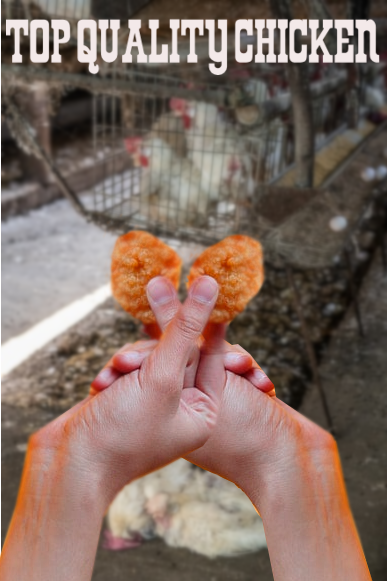
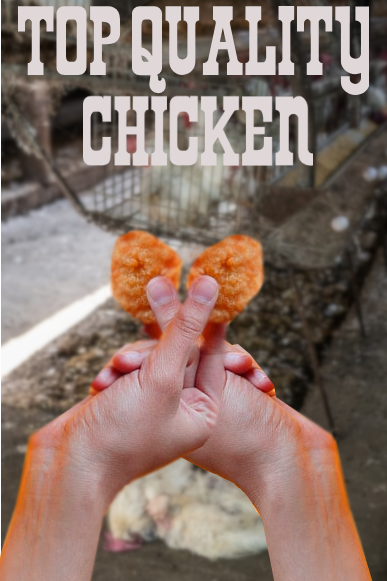
Two versions of the same layered image (387x581). Layer-by-layer changes:
added layer "chicken_text.png" above "top_quality.png" over [83, 95, 313, 166]
added layer "top_quality.png" above "TOP QUALITY CHICKEN.png" over [18, 6, 369, 95]
painted on "TOP QUALITY CHICKEN.png" over [6, 18, 380, 75]
painted on "factory farming.jfif" over [1, 0, 387, 581]
